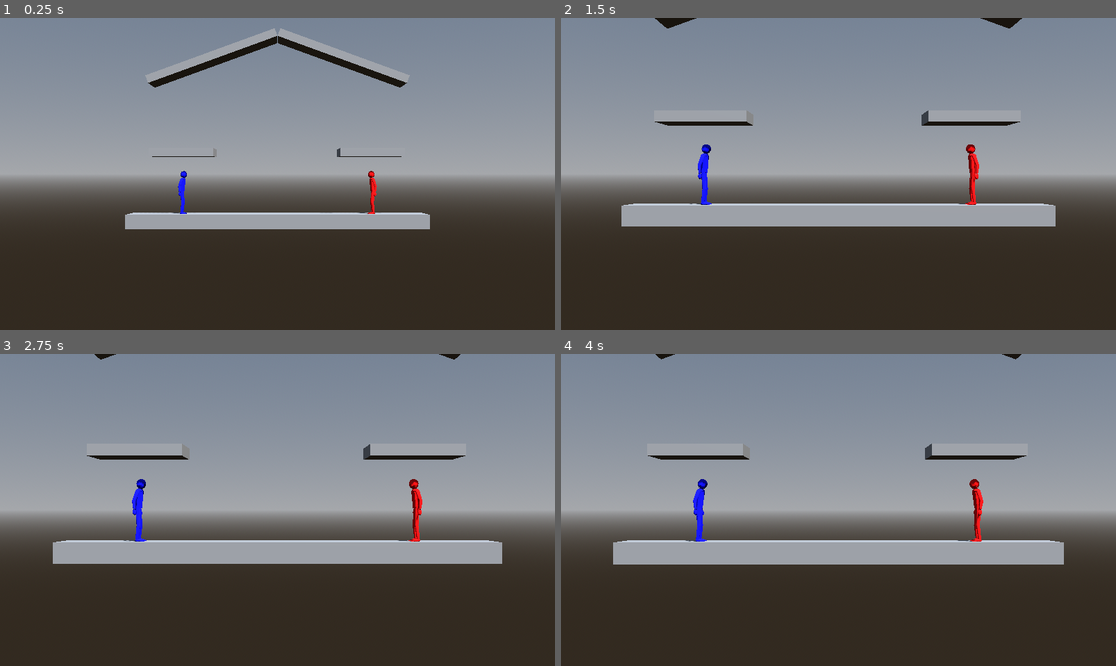
Above: before the commit, frames 1-4 (two rows, left to right).
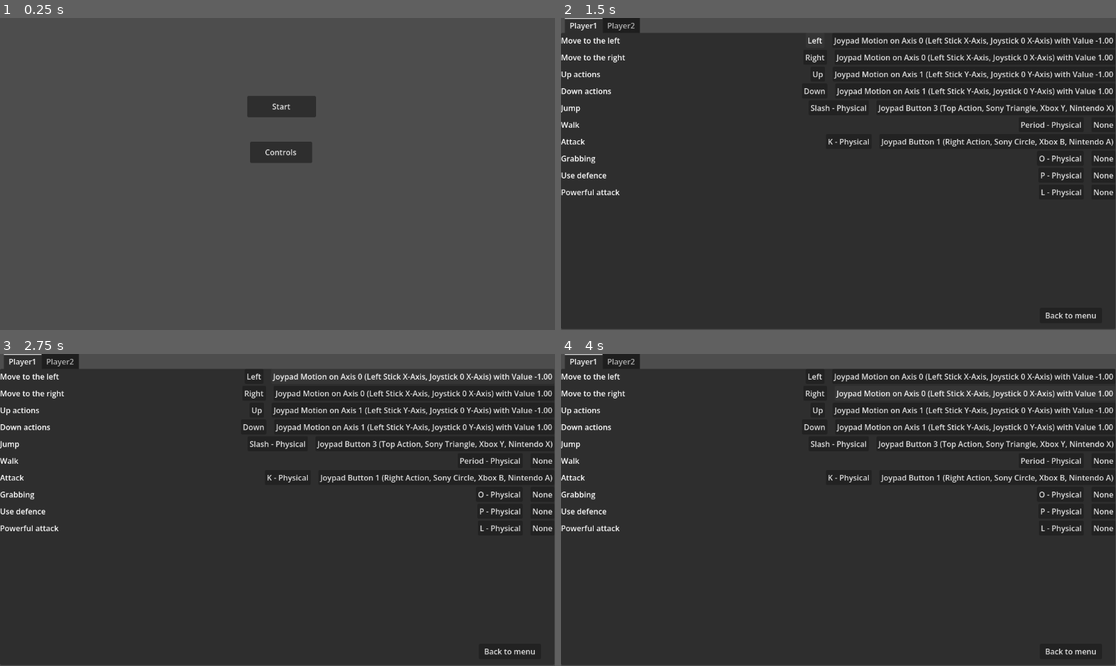
Above: after the commit, the same moments.

Repository: CocoMarck/SuperSmashTux
Game: Godot game, scene res://scenes/main.tscn
The game is run twice, just before and just after one commit, with the same random seed, the same clock (stepped at 60 frames per second) and the same inputs.
Inputs (mouse positions are in pixels of both pictures, inside the frame that each line leads up to):
- Up to frame 1 (0.25 s): no input
- Up to frame 2 (1.5 s): click (844, 152) at 0.5 s, where only the run after the commit has a clickable "Controls"; click (816, 39) at 1.25 s, where only the run after the commit has a clickable "Left"
- Up to frame 3 (2.75 s): click (410, 375) at 2 s, where only the run after the commit has a clickable "Joypad Motion on Axis 0 (Left…"
- Up to frame 4 (4 s): click (816, 394) at 2.75 s, where only the run after the commit has a clickable "Right"; click (977, 394) at 3.5 s, where only the run after the commit has a clickable "Joypad Motion on Axis 0 (Left…"

The runs differ from the first frame. In frame 1, 93% of the frame differs, in the area x 0-100%, y 0-100%; in frame 2, 65%; in frame 3, 66%; in frame 4, 66%.

Commit message:
Main menu, and controls menu.

Diff:
--- a/project.godot
+++ b/project.godot
@@ -8,6 +8,10 @@
 
 config_version=5
 
+[autoload]
+; Para tener cargado siempre el settings.
+InputSettings="*res://scripts/helpers/input_settings.gd"
+
 [animation]
 
 compatibility/default_parent_skeleton_in_mesh_instance_3d=true
@@ -15,7 +19,7 @@
 [application]
 
 config/name="SuperSmashTux"
-run/main_scene="res://scenes/main.tscn"
+run/main_scene="uid://c80ojhhjrd0un"
 config/features=PackedStringArray("4.7", "Forward Plus")
 config/icon="res://icon.png"
 
--- /dev/null
+++ b/scenes/controls.tscn
@@ -0,0 +1,29 @@
+[gd_scene format=3 uid="uid://bylaowuf7ncy7"]
+
+[ext_resource type="Script" uid="uid://cgps5wruilxk" path="res://scripts/menu/controls_menu.gd" id="1_i2gav"]
+[ext_resource type="Script" uid="uid://cno74wf4nvv0l" path="res://scripts/menu/button_menu.gd" id="2_5tddo"]
+
+[node name="Controls" type="Node2D" unique_id=406256504]
+script = ExtResource("1_i2gav")
+
+[node name="TabContainer" type="TabContainer" parent="." unique_id=749770512]
+offset_right = 1151.0
+offset_bottom = 646.0
+current_tab = 0
+
+[node name="Player1" type="VBoxContainer" parent="TabContainer" unique_id=1036642587]
+layout_mode = 2
+metadata/_tab_index = 0
+
+[node name="Player2" type="VBoxContainer" parent="TabContainer" unique_id=1293396354]
+visible = false
+layout_mode = 2
+metadata/_tab_index = 1
+
+[node name="ButtonMenu" type="Button" parent="." unique_id=497547379]
+offset_left = 994.0
+offset_top = 602.0
+offset_right = 1123.0
+offset_bottom = 634.0
+text = "Back to menu"
+script = ExtResource("2_5tddo")
--- a/scenes/main.tscn
+++ b/scenes/main.tscn
@@ -1,155 +1,7 @@
-[gd_scene format=3 uid="uid://dkpng3ohg1ql1"]
+[gd_scene format=3 uid="uid://c80ojhhjrd0un"]
 
-[ext_resource type="Environment" uid="uid://lit05fb87j4a" path="res://environments/env_game.tres" id="1_jpm03"]
-[ext_resource type="Script" uid="uid://bbefl7k3gi1fy" path="res://scripts/spawn_point.gd" id="2_o6xl0"]
-[ext_resource type="Script" uid="uid://bcmv8f218b2yh" path="res://scripts/one_way_platform.gd" id="3_p1atf"]
-[ext_resource type="Script" uid="uid://bqr8o7d3ctyo2" path="res://scripts/ground_platform.gd" id="4_grnd0"]
-[ext_resource type="Script" uid="uid://bcu7gm8en7srf" path="res://scripts/camera_follow.gd" id="7_camfl"]
-[ext_resource type="Script" uid="uid://s26dpataicef" path="res://scripts/game_manager.gd" id="8_gmngr"]
+[ext_resource type="PackedScene" uid="uid://c5rhlecdtr3fm" path="res://scenes/menu.tscn" id="1_o5qli"]
 
-[sub_resource type="CameraAttributesPractical" id="CameraAttributesPractical_gl6un"]
+[node name="Node2D" type="Node2D" unique_id=1113155528]
 
-[sub_resource type="BoxShape3D" id="BoxShape3D_playa"]
-size = Vector3(24, 21, 4)
-
-[sub_resource type="BoxShape3D" id="BoxShape3D_camara"]
-size = Vector3(12, 7.7060547, 2)
-
-[sub_resource type="BoxShape3D" id="BoxShape3D_bkxvp"]
-size = Vector3(41.528, 2, 4)
-
-[sub_resource type="BoxMesh" id="BoxMesh_o7g8m"]
-size = Vector3(41.5372, 2, 4)
-
-[sub_resource type="BoxShape3D" id="BoxShape3D_plat01"]
-size = Vector3(8, 1, 4)
-
-[sub_resource type="BoxMesh" id="BoxMesh_plat01"]
-size = Vector3(8, 1, 4)
-
-[sub_resource type="BoxShape3D" id="BoxShape3D_roof01"]
-size = Vector3(17.028, 1, 4)
-
-[sub_resource type="BoxMesh" id="BoxMesh_roof01"]
-size = Vector3(17.028, 1, 4)
-
-[node name="Main" type="Node" unique_id=1966553712]
-
-[node name="GameManager" type="Node" parent="." unique_id=1756435872 node_paths=PackedStringArray("spawn_points", "play_area")]
-script = ExtResource("8_gmngr")
-spawn_points = [NodePath("../SpawnPoint1"), NodePath("../SpawnPoint2"), NodePath("../SpawnPoint3"), NodePath("../SpawnPoint4")]
-play_area = NodePath("../PlayArea")
-
-[node name="WorldEnvironment" type="WorldEnvironment" parent="." unique_id=52927572]
-environment = ExtResource("1_jpm03")
-camera_attributes = SubResource("CameraAttributesPractical_gl6un")
-
-[node name="DirectionalLight3D" type="DirectionalLight3D" parent="." unique_id=1383484659]
-transform = Transform3D(0.6961406, -0.6440442, 0.31716764, 0.15394281, 0.56543684, 0.8102981, -0.7012058, -0.51525575, 0.49276972, 0, 11.2912, 0)
-shadow_enabled = true
-
-[node name="CameraPivot" type="Marker3D" parent="." unique_id=137112446 node_paths=PackedStringArray("game_manager", "camera_area")]
-script = ExtResource("7_camfl")
-game_manager = NodePath("../GameManager")
-camera_area = NodePath("../CameraArea")
-
-[node name="Camera3D" type="Camera3D" parent="CameraPivot" unique_id=1986782906]
-transform = Transform3D(1, 0, 0, 0, 1, 0, 0, 0, 1, 0, 0, 29)
-fov = 30.0
-size = 25.418
-
-[node name="PlayArea" type="Area3D" parent="." unique_id=2074284855]
-
-[node name="CollisionShape3D" type="CollisionShape3D" parent="PlayArea" unique_id=1895952398]
-transform = Transform3D(1, 0, 0, 0, 1, 0, 0, 0, 1, 0, 0.5, 0)
-shape = SubResource("BoxShape3D_playa")
-debug_color = Color(0, 0.65141195, 0.03484089, 0.41960785)
-
-[node name="CameraArea" type="Area3D" parent="." unique_id=1882558199]
-
-[node name="CollisionShape3D" type="CollisionShape3D" parent="CameraArea" unique_id=1492263022]
-transform = Transform3D(1, 0, 0, 0, 1, 0, 0, 0, 1, 0, 1.1469727, 0)
-shape = SubResource("BoxShape3D_camara")
-debug_color = Color(0.6581904, 0.51603204, 0, 0.41960785)
-
-[node name="Ground" type="StaticBody3D" parent="." unique_id=829472546]
-transform = Transform3D(1, 0, 0, 0, 1, 0, 0, 0, 1, 0, -3, 0)
-script = ExtResource("4_grnd0")
-
-[node name="CollisionShape3D" type="CollisionShape3D" parent="Ground" unique_id=1331585089]
-transform = Transform3D(0.3, 0, 0, 0, 0.3, 0, 0, 0, 0.3, -0.0167999, 0, 0)
-shape = SubResource("BoxShape3D_bkxvp")
-
-[node name="MeshInstance3D" type="MeshInstance3D" parent="Ground" unique_id=947259228]
-transform = Transform3D(0.3, 0, 0, 0, 0.3, 0, 0, 0, 0.3, 0, 0, 0)
-mesh = SubResource("BoxMesh_o7g8m")
-
-[node name="PlatformLeft" type="StaticBody3D" parent="." unique_id=612300481]
-transform = Transform3D(1, 0, 0, 0, 1, 0, 0, 0, 1, -3.950624, -0.1349524, 0)
-script = ExtResource("3_p1atf")
-
-[node name="CollisionShape3D" type="CollisionShape3D" parent="PlatformLeft" unique_id=612300482]
-transform = Transform3D(0.33, 0, 0, 0, 0.33, 0, 0, 0, 0.33, 0, 0, 0)
-shape = SubResource("BoxShape3D_plat01")
-
-[node name="MeshInstance3D" type="MeshInstance3D" parent="PlatformLeft" unique_id=612300483]
-transform = Transform3D(0.33, 0, 0, 0, 0.33, 0, 0, 0, 0.33, 0, 0, 0)
-mesh = SubResource("BoxMesh_plat01")
-
-[node name="PlatformRight" type="StaticBody3D" parent="." unique_id=612300484]
-transform = Transform3D(1, 0, 0, 0, 1, 0, 0, 0, 1, 3.888706, -0.1349524, 0)
-script = ExtResource("3_p1atf")
-
-[node name="CollisionShape3D" type="CollisionShape3D" parent="PlatformRight" unique_id=612300485]
-transform = Transform3D(0.33, 0, 0, 0, 0.33, 0, 0, 0, 0.33, 0, 0, 0)
-shape = SubResource("BoxShape3D_plat01")
-
-[node name="MeshInstance3D" type="MeshInstance3D" parent="PlatformRight" unique_id=612300486]
-transform = Transform3D(0.33, 0, 0, 0, 0.33, 0, 0, 0, 0.33, 0, 0, 0)
-mesh = SubResource("BoxMesh_plat01")
-
-[node name="RoofLeft" type="StaticBody3D" parent="." unique_id=1347968376]
-transform = Transform3D(0.93969256, -0.3420201, 0, 0.3420201, 0.93969256, 0, 0, 0, 1, -2.7, 3.8, 0)
-script = ExtResource("3_p1atf")
-
-[node name="CollisionShape3D" type="CollisionShape3D" parent="RoofLeft" unique_id=867199618]
-transform = Transform3D(0.33000028, -2.9802322e-08, 0, 2.9802322e-08, 0.33000028, 0, 0, 0, 0.33, 0, 0, 0)
-shape = SubResource("BoxShape3D_roof01")
-
-[node name="MeshInstance3D" type="MeshInstance3D" parent="RoofLeft" unique_id=2044057724]
-transform = Transform3D(0.33000028, -2.9802322e-08, 0, 2.9802322e-08, 0.33000028, 0, 0, 0, 0.33, 0, 0, 0)
-mesh = SubResource("BoxMesh_roof01")
-
-[node name="RoofRight" type="StaticBody3D" parent="." unique_id=1742371311]
-transform = Transform3D(-0.93969256, 0.34202012, 1.509958e-07, 0.3420201, 0.9396926, 6.1777605e-10, -1.4167834e-07, 5.2224124e-08, -1, 2.7, 3.8, 0)
-script = ExtResource("3_p1atf")
-
-[node name="CollisionShape3D" type="CollisionShape3D" parent="RoofRight" unique_id=1742676817]
-transform = Transform3D(0.33000007, -2.9802322e-08, 0, -1.4901163e-08, 0.33000013, 0, -3.5527137e-15, 8.881784e-15, 0.33, 0, 0, 0)
-shape = SubResource("BoxShape3D_roof01")
-
-[node name="MeshInstance3D" type="MeshInstance3D" parent="RoofRight" unique_id=143297748]
-transform = Transform3D(0.33000007, -2.9802322e-08, 0, -1.4901163e-08, 0.33000013, 0, -3.5527137e-15, 8.881784e-15, 0.33, 0, 0, 0)
-mesh = SubResource("BoxMesh_roof01")
-
-[node name="SpawnPoint1" type="Marker3D" parent="." unique_id=414765233]
-transform = Transform3D(1, 0, 0, 0, 1, 0, 0, 0, 1, 4, -1.5, 0)
-gizmo_extents = 0.5
-script = ExtResource("2_o6xl0")
-
-[node name="SpawnPoint2" type="Marker3D" parent="." unique_id=149246284]
-transform = Transform3D(1, 0, 0, 0, 1, 0, 0, 0, 1, -4, -1.5, 0)
-gizmo_extents = 0.5
-script = ExtResource("2_o6xl0")
-init_looking_at_right = true
-
-[node name="SpawnPoint3" type="Marker3D" parent="." unique_id=1589215959]
-transform = Transform3D(1, 0, 0, 0, 1, 0, 0, 0, 1, 4, 1.5, 0)
-gizmo_extents = 0.5
-script = ExtResource("2_o6xl0")
-
-[node name="SpawnPoint4" type="Marker3D" parent="." unique_id=534624275]
-transform = Transform3D(1, 0, 0, 0, 1, 0, 0, 0, 1, -4, 1.5, 0)
-gizmo_extents = 0.5
-script = ExtResource("2_o6xl0")
-init_looking_at_right = true
+[node name="Menu" parent="." unique_id=2015966259 instance=ExtResource("1_o5qli")]
--- /dev/null
+++ b/scenes/map1.tscn
@@ -0,0 +1,155 @@
+[gd_scene format=3 uid="uid://dkpng3ohg1ql1"]
+
+[ext_resource type="Environment" uid="uid://lit05fb87j4a" path="res://environments/env_game.tres" id="1_jpm03"]
+[ext_resource type="Script" uid="uid://bbefl7k3gi1fy" path="res://scripts/spawn_point.gd" id="2_o6xl0"]
+[ext_resource type="Script" uid="uid://bcmv8f218b2yh" path="res://scripts/one_way_platform.gd" id="3_p1atf"]
+[ext_resource type="Script" uid="uid://bqr8o7d3ctyo2" path="res://scripts/ground_platform.gd" id="4_grnd0"]
+[ext_resource type="Script" uid="uid://bcu7gm8en7srf" path="res://scripts/camera_follow.gd" id="7_camfl"]
+[ext_resource type="Script" uid="uid://s26dpataicef" path="res://scripts/game_manager.gd" id="8_gmngr"]
+
+[sub_resource type="CameraAttributesPractical" id="CameraAttributesPractical_gl6un"]
+
+[sub_resource type="BoxShape3D" id="BoxShape3D_playa"]
+size = Vector3(24, 21, 4)
+
+[sub_resource type="BoxShape3D" id="BoxShape3D_camara"]
+size = Vector3(12, 7.7060547, 2)
+
+[sub_resource type="BoxShape3D" id="BoxShape3D_bkxvp"]
+size = Vector3(41.528, 2, 4)
+
+[sub_resource type="BoxMesh" id="BoxMesh_o7g8m"]
+size = Vector3(41.5372, 2, 4)
+
+[sub_resource type="BoxShape3D" id="BoxShape3D_plat01"]
+size = Vector3(8, 1, 4)
+
+[sub_resource type="BoxMesh" id="BoxMesh_plat01"]
+size = Vector3(8, 1, 4)
+
+[sub_resource type="BoxShape3D" id="BoxShape3D_roof01"]
+size = Vector3(17.028, 1, 4)
+
+[sub_resource type="BoxMesh" id="BoxMesh_roof01"]
+size = Vector3(17.028, 1, 4)
+
+[node name="Main" type="Node" unique_id=1966553712]
+
+[node name="GameManager" type="Node" parent="." unique_id=1756435872 node_paths=PackedStringArray("spawn_points", "play_area")]
+script = ExtResource("8_gmngr")
+spawn_points = [NodePath("../SpawnPoint1"), NodePath("../SpawnPoint2"), NodePath("../SpawnPoint3"), NodePath("../SpawnPoint4")]
+play_area = NodePath("../PlayArea")
+
+[node name="WorldEnvironment" type="WorldEnvironment" parent="." unique_id=52927572]
+environment = ExtResource("1_jpm03")
+camera_attributes = SubResource("CameraAttributesPractical_gl6un")
+
+[node name="DirectionalLight3D" type="DirectionalLight3D" parent="." unique_id=1383484659]
+transform = Transform3D(0.6961406, -0.6440442, 0.31716764, 0.15394281, 0.56543684, 0.8102981, -0.7012058, -0.51525575, 0.49276972, 0, 11.2912, 0)
+shadow_enabled = true
+
+[node name="CameraPivot" type="Marker3D" parent="." unique_id=137112446 node_paths=PackedStringArray("game_manager", "camera_area")]
+script = ExtResource("7_camfl")
+game_manager = NodePath("../GameManager")
+camera_area = NodePath("../CameraArea")
+
+[node name="Camera3D" type="Camera3D" parent="CameraPivot" unique_id=1986782906]
+transform = Transform3D(1, 0, 0, 0, 1, 0, 0, 0, 1, 0, 0, 29)
+fov = 30.0
+size = 25.418
+
+[node name="PlayArea" type="Area3D" parent="." unique_id=2074284855]
+
+[node name="CollisionShape3D" type="CollisionShape3D" parent="PlayArea" unique_id=1895952398]
+transform = Transform3D(1, 0, 0, 0, 1, 0, 0, 0, 1, 0, 0.5, 0)
+shape = SubResource("BoxShape3D_playa")
+debug_color = Color(0, 0.65141195, 0.03484089, 0.41960785)
+
+[node name="CameraArea" type="Area3D" parent="." unique_id=1882558199]
+
+[node name="CollisionShape3D" type="CollisionShape3D" parent="CameraArea" unique_id=1492263022]
+transform = Transform3D(1, 0, 0, 0, 1, 0, 0, 0, 1, 0, 1.1469727, 0)
+shape = SubResource("BoxShape3D_camara")
+debug_color = Color(0.6581904, 0.51603204, 0, 0.41960785)
+
+[node name="Ground" type="StaticBody3D" parent="." unique_id=829472546]
+transform = Transform3D(1, 0, 0, 0, 1, 0, 0, 0, 1, 0, -3, 0)
+script = ExtResource("4_grnd0")
+
+[node name="CollisionShape3D" type="CollisionShape3D" parent="Ground" unique_id=1331585089]
+transform = Transform3D(0.3, 0, 0, 0, 0.3, 0, 0, 0, 0.3, -0.0167999, 0, 0)
+shape = SubResource("BoxShape3D_bkxvp")
+
+[node name="MeshInstance3D" type="MeshInstance3D" parent="Ground" unique_id=947259228]
+transform = Transform3D(0.3, 0, 0, 0, 0.3, 0, 0, 0, 0.3, 0, 0, 0)
+mesh = SubResource("BoxMesh_o7g8m")
+
+[node name="PlatformLeft" type="StaticBody3D" parent="." unique_id=612300481]
+transform = Transform3D(1, 0, 0, 0, 1, 0, 0, 0, 1, -3.950624, -0.1349524, 0)
+script = ExtResource("3_p1atf")
+
+[node name="CollisionShape3D" type="CollisionShape3D" parent="PlatformLeft" unique_id=612300482]
+transform = Transform3D(0.33, 0, 0, 0, 0.33, 0, 0, 0, 0.33, 0, 0, 0)
+shape = SubResource("BoxShape3D_plat01")
+
+[node name="MeshInstance3D" type="MeshInstance3D" parent="PlatformLeft" unique_id=612300483]
+transform = Transform3D(0.33, 0, 0, 0, 0.33, 0, 0, 0, 0.33, 0, 0, 0)
+mesh = SubResource("BoxMesh_plat01")
+
+[node name="PlatformRight" type="StaticBody3D" parent="." unique_id=612300484]
+transform = Transform3D(1, 0, 0, 0, 1, 0, 0, 0, 1, 3.888706, -0.1349524, 0)
+script = ExtResource("3_p1atf")
+
+[node name="CollisionShape3D" type="CollisionShape3D" parent="PlatformRight" unique_id=612300485]
+transform = Transform3D(0.33, 0, 0, 0, 0.33, 0, 0, 0, 0.33, 0, 0, 0)
+shape = SubResource("BoxShape3D_plat01")
+
+[node name="MeshInstance3D" type="MeshInstance3D" parent="PlatformRight" unique_id=612300486]
+transform = Transform3D(0.33, 0, 0, 0, 0.33, 0, 0, 0, 0.33, 0, 0, 0)
+mesh = SubResource("BoxMesh_plat01")
+
+[node name="RoofLeft" type="StaticBody3D" parent="." unique_id=1347968376]
+transform = Transform3D(0.93969256, -0.3420201, 0, 0.3420201, 0.93969256, 0, 0, 0, 1, -2.7, 3.8, 0)
+script = ExtResource("3_p1atf")
+
+[node name="CollisionShape3D" type="CollisionShape3D" parent="RoofLeft" unique_id=867199618]
+transform = Transform3D(0.33000028, -2.9802322e-08, 0, 2.9802322e-08, 0.33000028, 0, 0, 0, 0.33, 0, 0, 0)
+shape = SubResource("BoxShape3D_roof01")
+
+[node name="MeshInstance3D" type="MeshInstance3D" parent="RoofLeft" unique_id=2044057724]
+transform = Transform3D(0.33000028, -2.9802322e-08, 0, 2.9802322e-08, 0.33000028, 0, 0, 0, 0.33, 0, 0, 0)
+mesh = SubResource("BoxMesh_roof01")
+
+[node name="RoofRight" type="StaticBody3D" parent="." unique_id=1742371311]
+transform = Transform3D(-0.93969256, 0.34202012, 1.509958e-07, 0.3420201, 0.9396926, 6.1777605e-10, -1.4167834e-07, 5.2224124e-08, -1, 2.7, 3.8, 0)
+script = ExtResource("3_p1atf")
+
+[node name="CollisionShape3D" type="CollisionShape3D" parent="RoofRight" unique_id=1742676817]
+transform = Transform3D(0.33000007, -2.9802322e-08, 0, -1.4901163e-08, 0.33000013, 0, -3.5527137e-15, 8.881784e-15, 0.33, 0, 0, 0)
+shape = SubResource("BoxShape3D_roof01")
+
+[node name="MeshInstance3D" type="MeshInstance3D" parent="RoofRight" unique_id=143297748]
+transform = Transform3D(0.33000007, -2.9802322e-08, 0, -1.4901163e-08, 0.33000013, 0, -3.5527137e-15, 8.881784e-15, 0.33, 0, 0, 0)
+mesh = SubResource("BoxMesh_roof01")
+
+[node name="SpawnPoint1" type="Marker3D" parent="." unique_id=414765233]
+transform = Transform3D(1, 0, 0, 0, 1, 0, 0, 0, 1, 4, -1.5, 0)
+gizmo_extents = 0.5
+script = ExtResource("2_o6xl0")
+
+[node name="SpawnPoint2" type="Marker3D" parent="." unique_id=149246284]
+transform = Transform3D(1, 0, 0, 0, 1, 0, 0, 0, 1, -4, -1.5, 0)
+gizmo_extents = 0.5
+script = ExtResource("2_o6xl0")
+init_looking_at_right = true
+
+[node name="SpawnPoint3" type="Marker3D" parent="." unique_id=1589215959]
+transform = Transform3D(1, 0, 0, 0, 1, 0, 0, 0, 1, 4, 1.5, 0)
+gizmo_extents = 0.5
+script = ExtResource("2_o6xl0")
+
+[node name="SpawnPoint4" type="Marker3D" parent="." unique_id=534624275]
+transform = Transform3D(1, 0, 0, 0, 1, 0, 0, 0, 1, -4, 1.5, 0)
+gizmo_extents = 0.5
+script = ExtResource("2_o6xl0")
+init_looking_at_right = true
--- /dev/null
+++ b/scenes/menu.tscn
@@ -0,0 +1,22 @@
+[gd_scene format=3 uid="uid://c5rhlecdtr3fm"]
+
+[ext_resource type="Script" uid="uid://dixe7xp7tg4fo" path="res://scripts/menu/button_start.gd" id="1_yqeox"]
+[ext_resource type="Script" uid="uid://caufbm20j0drj" path="res://scripts/menu/button_controls.gd" id="2_vjb58"]
+
+[node name="Menu" type="Node2D" unique_id=2015966259]
+
+[node name="ButtonStart" type="Button" parent="." unique_id=360843869]
+offset_left = 513.0
+offset_top = 162.0
+offset_right = 656.0
+offset_bottom = 206.0
+text = "Start"
+script = ExtResource("1_yqeox")
+
+[node name="ButtonControls" type="Button" parent="." unique_id=401747103]
+offset_left = 519.0
+offset_top = 257.0
+offset_right = 648.0
+offset_bottom = 301.0
+text = "Controls"
+script = ExtResource("2_vjb58")
--- /dev/null
+++ b/scripts/helpers/input_settings.gd
@@ -0,0 +1,48 @@
+## Autoload InputSettings
+extends Node
+
+const SAVE_PATH :String = "user://controls.cfg"
+const INPUT_MAP_1 :StringName = "input_map_1"
+const INPUT_MAP_2 :StringName = "input_map_2"
+
+func _ready() -> void:
+	load_settings()
+
+func load_settings() -> void:
+	'''
+	Carga la config guardada y la reaplica al InputMap.
+	'''
+	if not FileAccess.file_exists(SAVE_PATH):
+		return
+	var cfg := ConfigFile.new()
+	if cfg.load(SAVE_PATH) != OK:
+		return
+	for action in _action_names():
+		var events: Array = cfg.get_value("controls", action, [])
+		if (
+			events.is_empty() and not cfg.has_section_key("controls", action)):
+			continue # Esta acción no se toco, conserva su default.
+		InputMap.action_erase_events(action)
+		for event in events:
+			InputMap.action_add_event(action, event)
+
+func save_settings() -> void:
+	'''
+	Guarda el estado completo de las acciones
+	'''
+	var cfg := ConfigFile.new()
+	for action in _action_names():
+		cfg.set_value("controls", action, InputMap.action_get_events(action))
+	cfg.save(SAVE_PATH)
+
+func _action_names() -> Array[StringName]:
+	'''
+	Todas las acciones de todos los jugadores, sacadas de `GlobalUtils`
+	'''
+	var names: Array[StringName] = []
+	for player in GlobalUtils.PLAYER_INPUT_MAPS.values():
+		names.append_array([
+			player.move_left, player.move_right, player.move_up, player.move_down,
+			player.jump, player.attack, player.walk, player.grab, player.shield,
+			player.power_attack])
+	return names
--- /dev/null
+++ b/scripts/menu/button_controls.gd
@@ -0,0 +1,14 @@
+extends Button
+
+const CONTROL_SCENE := "res://scenes/controls.tscn"
+
+# Called when the node enters the scene tree for the first time.
+func _ready() -> void:
+	pressed.connect(_open_controls)
+
+func _open_controls() -> void:
+	get_tree().change_scene_to_file(CONTROL_SCENE)
+
+# Called every frame. 'delta' is the elapsed time since the previous frame.
+func _process(delta: float) -> void:
+	pass
--- /dev/null
+++ b/scripts/menu/button_menu.gd
@@ -0,0 +1,14 @@
+extends Button
+
+const MENU_SCENE := "res://scenes/menu.tscn"
+
+# Called when the node enters the scene tree for the first time.
+func _ready() -> void:
+	pressed.connect(_open_menu)
+
+func _open_menu() -> void:
+	get_tree().change_scene_to_file(MENU_SCENE)
+
+# Called every frame. 'delta' is the elapsed time since the previous frame.
+func _process(delta: float) -> void:
+	pass
--- /dev/null
+++ b/scripts/menu/button_start.gd
@@ -0,0 +1,14 @@
+extends Button
+
+const LEVEL_SCENE := "res://scenes/map1.tscn"
+
+# Called when the node enters the scene tree for the first time.
+func _ready() -> void:
+	pressed.connect(_go_to_battle)
+
+func _go_to_battle() -> void:
+	get_tree().change_scene_to_file(LEVEL_SCENE)
+
+# Called every frame. 'delta' is the elapsed time since the previous frame.
+func _process(delta: float) -> void:
+	pass
--- /dev/null
+++ b/scripts/menu/controls_menu.gd
@@ -0,0 +1,112 @@
+## Para `controls.tscn`
+extends Node2D
+
+# Texto de configuración, y orden de opciones.
+const ACTION_LEBELS :Dictionary = {
+	# Person
+	"move_left": "Move to the left", "move_right": "Move to the right",
+	"move_up": "Up actions", "move_down": "Down actions", "jump": "Jump",
+	"walk": "Walk",
+
+	# Fighter and PowerFighter
+	"attack": "Attack", "grab": "Grabbing",
+	"shield": "Use defence", "power_attack": "Powerful attack",}
+
+# Slots de entrada disponibles por arquitectura: dos mapas de input por acción.
+enum Slot { INPUT_MAP_1, INPUT_MAP_2 }
+
+var _capturing_player: GlobalUtils.PlayerId
+var _capturing_action: StringName
+var _capturing_slot: Slot
+var _capturing_button: Button
+
+func _ready() -> void:
+	# Construir contenido de pestañas.
+	var tabs :Dictionary = {
+		# TabContainer/VBoxContainer
+		GlobalUtils.PlayerId.PLAYER_1: $TabContainer/Player1,
+		GlobalUtils.PlayerId.PLAYER_2: $TabContainer/Player2,}
+	for player_id in tabs:
+		_build_player_tab(player_id, tabs[player_id])
+	# Asegurar archivo de configuracion
+	InputSettings.save_settings()
+
+## Llena el `VBoxContainer` de un juegador con una fila por acción.
+func _build_player_tab(player_id: GlobalUtils.PlayerId, box: VBoxContainer) -> void:
+	var pm: PlayerInputMap = GlobalUtils.PLAYER_INPUT_MAPS[player_id]
+	for base in ACTION_LEBELS.keys():
+		var action: StringName = _resolve_action(pm, base)
+		box.add_child(_make_row(player_id, ACTION_LEBELS[base], action))
+
+## Devuelve el `StringName` real de la acción de un jugador según su nombre base.
+func _resolve_action(pm: PlayerInputMap, base: String) -> StringName:
+	match base:
+		"move_left": return pm.move_left
+		"move_right": return pm.move_right
+		"move_up": return pm.move_up
+		"move_down": return pm.move_down
+		"jump": return pm.jump
+		"walk": return pm.walk
+
+		"attack": return pm.attack
+		"grab": return pm.grab
+		"shield": return pm.shield
+		"power_attack": return pm.power_attack
+	return &""
+
+## Crea la fila con nombre de la acción y sus botones de teclado/pad
+func _make_row(player_id: GlobalUtils.PlayerId, label_text: String, action: StringName) -> HBoxContainer:
+	var row := HBoxContainer.new()
+	row.add_theme_constant_override("separation", 16)
+
+	var label := Label.new()
+	label.text = label_text
+	label.size_flags_horizontal = Control.SIZE_EXPAND_FILL
+	row.add_child(label)
+
+	var button_1 := Button.new()
+	button_1.text = _get_bind_text(action, Slot.INPUT_MAP_1)
+	button_1.pressed.connect(
+		_start_capture.bind(player_id, action, Slot.INPUT_MAP_1, button_1))
+	row.add_child(button_1)
+
+	var button_2 := Button.new()
+	button_2.text = _get_bind_text(action, Slot.INPUT_MAP_2)
+	button_2.pressed.connect(
+		_start_capture.bind(player_id, action, Slot.INPUT_MAP_2, button_2))
+	row.add_child(button_2)
+
+	return row
+
+## Texto a mostrar del bind actual de una acción para un slot dado.
+func _get_bind_text(action: StringName, slot: Slot) -> String:
+	for event in InputMap.action_get_events(action):
+		if _matches_slot(event, slot):
+			return event.as_text()
+	return "None"
+
+## Indica si un evento corresponde al slot (input_map_1 o input_map_2):
+func _matches_slot(event: InputEvent, slot: Slot) -> bool:
+	match slot:
+		Slot.INPUT_MAP_1:
+			return event is InputEventKey or event is InputEventMouseButton
+		Slot.INPUT_MAP_2:
+			return event is InputEventJoypadButton or event is InputEventJoypadMotion
+	return false
+
+## Guarda en que acción/slot se hizo click para capturar en el siguiente paso.
+func _start_capture(
+	player_id: GlobalUtils.PlayerId, action: StringName, slot: Slot, button: Button
+) -> void:
+	_capturing_player = player_id
+	_capturing_action = action
+	_capturing_slot = slot
+	_capturing_button = button
+
+
+## Señal de captura
+#func _input(event: InputEvent) -> void:
+#    if _capturing_action.is_empty():
+#        return
+#    if event is InputEventKey and event.pressed and event.keycode == KEY_ESCAPE:
+#        return
Not shown, added: scripts/helpers/input_settings.gd.uid
Not shown, added: scripts/menu/button_controls.gd.uid
Not shown, added: scripts/menu/button_menu.gd.uid
Not shown, added: scripts/menu/button_start.gd.uid
Not shown, added: scripts/menu/controls_menu.gd.uid
Not shown, changed: AGENTS.md
Not shown, added: docs/configurar-controles.md
Not shown, added: docs/nota-input-settings.md
